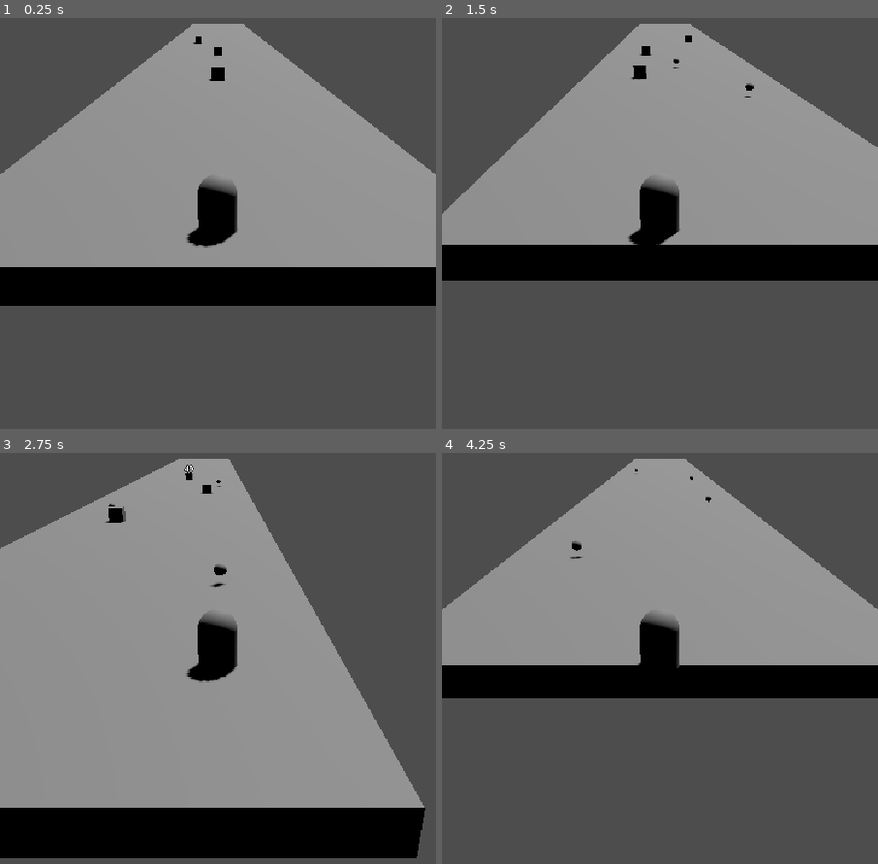
Above: before the commit, frames 1-4 (two rows, left to right).
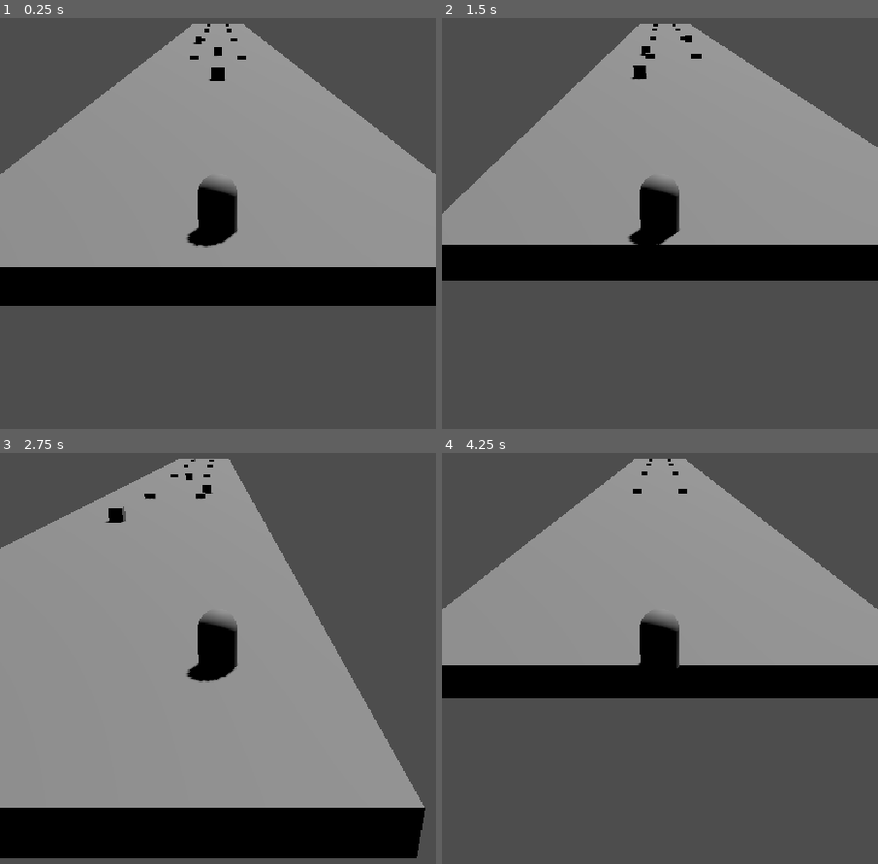
Above: after the commit, the same moments.

Repository: TobiasPurmann/Juego-AD
Game: Godot game, scene res://mundo.tscn
Same seed, same stepped clock (60 frames per second), same inputs: the game is played once before the commit and once after it.
Inputs:
- Up to frame 1 (0.25 s): no input
- Up to frame 2 (1.5 s): hold Right (ui_right) 0.53-1.28 s; hold R 0.53-1.28 s; hold Left (ui_left) from 1.28 s (still down); tap R at 1.35 s
- Up to frame 3 (2.75 s): release Left (ui_left) at 2.03 s; hold Right (ui_right) from 2.03 s (still down); hold R from 2.03 s (still down)
- Up to frame 4 (4.25 s): release R at 2.78 s; tap R at 2.85 s; release Right (ui_right) at 3.53 s; hold Left (ui_left) from 3.53 s (still down); hold R from 3.53 s (still down); tap Escape at 4.15 s

The runs differ from the first frame. In frame 1, less than 0.1% of the frame differs, in the area x 43-57%, y 1-11%; in frame 2, 0.2%; in frame 3, 0.2%, in the area x 24-52%, y 1-33%; in frame 4, 0.2%.
Error after the commit: Cannot call method 'quit' on a null value. (res://camino.gd:93)

Commit message:
agregue el boton del exit ,velocidad del disparo cambiado como doble de daño

Diff:
--- a/Bullet.gd
+++ b/Bullet.gd
@@ -23,10 +23,19 @@
 
 # ESTA ES LA FUNCIÓN CLAVE MODIFICADA:
 func _on_body_entered(body: Node3D) -> void:
-	# Si lo que tocamos pertenece al grupo 'barriles' o tiene el componente de vida
+	# 1. Verificación para enemigos/barriles
 	if body.is_in_group("barriles") or body.has_node("BarrelHealth"):
 		var vida_nodo = body.get_node("BarrelHealth")
 		if vida_nodo:
-			vida_nodo.recibir_daño(daño) # Le aplicamos el daño de la bala
+			vida_nodo.recibir_daño(daño)
+		queue_free() # La bala se destruye
+		return
 
-		queue_free() # La bala se destruye tras impactar
+	# 2. Verificación para la compuerta de mejora
+	if body.is_in_group("mejoras") or body.has_node("ContadorMejora"):
+		var mejora_nodo = body.get_node("ContadorMejora")
+		if mejora_nodo:
+			# Cada bala reduce el contador en 1 (o según el daño)
+			mejora_nodo.registrar_impacto(1)
+		queue_free() # La bala se destruye
+		return
--- /dev/null
+++ b/ContadorMejora.gd
@@ -0,0 +1,42 @@
+extends Node
+class_name ContadorMejora
+
+# Señales para avisar cambios a la interfaz de la compuerta
+signal contador_cambiado(valor_actual: int)
+signal mejora_desbloqueada
+
+@export_category("Configuración de Mejora")
+@export var cuenta_regresiva_inicial: int = 15
+@export_enum("Nueva Arma", "Reclutar Aliado") var tipo_recompensa: String = "Nueva Arma"
+
+var cuenta_actual: int = 0
+
+func _ready() -> void:
+	cuenta_actual = cuenta_regresiva_inicial
+	emit_signal("contador_cambiado", cuenta_actual)
+
+func registrar_impacto(cantidad: int) -> void:
+	if cuenta_actual <= 0: return
+
+	cuenta_actual -= cantidad
+	emit_signal("contador_cambiado", cuenta_actual)
+
+	if cuenta_actual <= 0:
+		activar_recompensa()
+
+func activar_recompensa() -> void:
+	emit_signal("mejora_desbloqueada")
+	print("¡Compuerta completada! Tipo de recompensa: ", tipo_recompensa)
+
+	# Buscamos al jugador en el árbol para aplicarle la mejora
+	var jugador = get_tree().root.find_child("Jugador", true, false)
+	if jugador:
+		if tipo_recompensa == "Nueva Arma":
+			if jugador.has_method("subir_nivel_arma"):
+				jugador.subir_nivel_arma()
+		elif tipo_recompensa == "Reclutar Aliado":
+			if jugador.has_method("sumar_aliado"):
+				jugador.sumar_aliado()
+
+	# Eliminamos la compuerta del mapa de forma limpia
+	get_parent().queue_free()
--- a/barril.tscn
+++ b/barril.tscn
@@ -17,6 +17,7 @@
 
 [node name="BarrelHealth" type="Node" parent="." unique_id=2110850199]
 script = ExtResource("1_rol37")
+vida_maxima = 10
 
 [node name="Label3D" type="Label3D" parent="." unique_id=1484372360]
 script = ExtResource("2_rol37")
--- a/camino.gd
+++ b/camino.gd
@@ -2,6 +2,11 @@
 
 @onready var pieza_original = $PiezaCamino
 @onready var jugador = $Jugador
+
+# --- NUEVAS VARIABLES PARA LOS OBSTÁCULOS ---
+@export_category("Generación de Obstáculos")
+@export var escena_enemigo: PackedScene
+@export var escena_compuerta: PackedScene
 
 var largo_pieza: float = 30.0 # Asegúrate de que coincida con el tamaño Z de tu BoxMesh
 var lista_caminos: Array = []
@@ -46,15 +51,43 @@
 	nueva_pieza.position = Vector3(0, 0, proxima_posicion_z - (largo_pieza / 2))
 	lista_caminos.append(nueva_pieza)
 
+	# --- LÓGICA DE BIFURCACIÓN (ENEMIGO VS COMPUERTA) ---
+	# Verificamos que hayas asignado las escenas en el editor de Godot
+	if escena_enemigo and escena_compuerta:
+		var enemigo = escena_enemigo.instantiate()
+		var compuerta = escena_compuerta.instantiate()
+
+		# Los añadimos como hijos de la NUEVA PIEZA para que se muevan o borren con ella
+		nueva_pieza.add_child(enemigo)
+		nueva_pieza.add_child(compuerta)
+
+		# Decidimos al azar si el enemigo va a la derecha (true) o izquierda (false)
+		var enemigo_a_la_derecha: bool = randf() > 0.5
+
+		# Posiciones en el eje X para los dos carriles
+		var posicion_carril_izquierdo: float = -2.5
+		var posicion_carril_derecho: float = 2.5
+
+		# Ajustamos la altura (Y) según el centro de tus modelos (0.5 es un ejemplo estándar)
+		if enemigo_a_la_derecha:
+			enemigo.position = Vector3(posicion_carril_derecho, 0.5, 0)
+			compuerta.position = Vector3(posicion_carril_izquierdo, 0.5, 0)
+		else:
+			enemigo.position = Vector3(posicion_carril_izquierdo, 0.5, 0)
+			compuerta.position = Vector3(posicion_carril_derecho, 0.5, 0)
+
 	# Desplazamos el punto de control para la siguiente pieza
 	proxima_posicion_z -= largo_pieza
 	piezas_creadas += 1
 
 func crear_meta():
-	print("¡La meta está cerca!");
+	print("¡La meta está cerca!")
 
-# Puedes pegar esto al final del script del Jugador
 func _input(event):
 	# Si presionas la tecla "R", el juego se reinicia desde cero limpiamente
 	if Input.is_key_pressed(KEY_R):
 		get_tree().reload_current_scene()
+
+	# Si presionas la tecla "ESC", el juego se cierra por completo
+	if Input.is_key_pressed(KEY_ESCAPE):
+		get_tree().quit()
--- /dev/null
+++ b/compuerta_mejora.gd
@@ -0,0 +1,42 @@
+extends Node3D
+class_name ContadorMejora
+
+# Señales para avisar cambios a la interfaz de la compuerta
+signal contador_cambiado(valor_actual: int)
+signal mejora_desbloqueada
+
+@export_category("Configuración de Mejora")
+@export var cuenta_regresiva_inicial: int = 15
+@export_enum("Nueva Arma", "Reclutar Aliado") var tipo_recompensa: String = "Nueva Arma"
+
+var cuenta_actual: int = 0
+
+func _ready() -> void:
+	cuenta_actual = cuenta_regresiva_inicial
+	emit_signal("contador_cambiado", cuenta_actual)
+
+func registrar_impacto(cantidad: int) -> void:
+	if cuenta_actual <= 0: return
+
+	cuenta_actual -= cantidad
+	emit_signal("contador_cambiado", cuenta_actual)
+
+	if cuenta_actual <= 0:
+		activar_recompensa()
+
+func activar_recompensa() -> void:
+	emit_signal("mejora_desbloqueada")
+	print("¡Compuerta completada! Tipo de recompensa: ", tipo_recompensa)
+
+	# Buscamos al jugador en el árbol para aplicarle la mejora
+	var jugador = get_tree().root.find_child("Jugador", true, false)
+	if jugador:
+		if tipo_recompensa == "Nueva Arma":
+			if jugador.has_method("subir_nivel_arma"):
+				jugador.subir_nivel_arma()
+		elif tipo_recompensa == "Reclutar Aliado":
+			if jugador.has_method("sumar_aliado"):
+				jugador.sumar_aliado()
+
+	# Eliminamos la compuerta del mapa de forma limpia
+	get_parent().queue_free()
--- /dev/null
+++ b/compuerta_mejora.tscn
@@ -0,0 +1,21 @@
+[gd_scene format=3 uid="uid://lhglua4w6r1t"]
+
+[ext_resource type="Script" uid="uid://dhxhbbqcrqdey" path="res://compuerta_mejora.gd" id="1_mlscm"]
+[ext_resource type="Script" uid="uid://bpliagcnakh0v" path="res://UIHealthText.gd" id="2_gjc3y"]
+
+[sub_resource type="BoxMesh" id="BoxMesh_eltg8"]
+
+[sub_resource type="BoxShape3D" id="BoxShape3D_eltg8"]
+
+[node name="CompuertaMejora" type="Node3D" unique_id=715410698]
+script = ExtResource("1_mlscm")
+
+[node name="MeshInstance3D" type="MeshInstance3D" parent="." unique_id=1275226919]
+mesh = SubResource("BoxMesh_eltg8")
+
+[node name="CollisionShape3D" type="CollisionShape3D" parent="." unique_id=1456315050]
+shape = SubResource("BoxShape3D_eltg8")
+
+[node name="Label3D" type="Label3D" parent="." unique_id=132120418]
+transform = Transform3D(1, 0, 0, 0, 1, 0, 0, 0, 1, 0, 0.9782139, 0)
+script = ExtResource("2_gjc3y")
--- a/jugador.tscn
+++ b/jugador.tscn
@@ -22,6 +22,8 @@
 [node name="PuntaArma" type="Node3D" parent="." unique_id=159691953]
 script = ExtResource("2_omvyu")
 escena_bala = ExtResource("3_8o684")
+velocidad_disparo = 1.0
+"daño_por_bala" = 2
 
 [node name="DetectorChoque" type="Area3D" parent="." unique_id=1077731481]
 
--- a/jugador_script.gd
+++ b/jugador_script.gd
@@ -33,3 +33,17 @@
 	# REGLA DE ORO DE GODOT PARA REINICIAR:
 	# Recargamos la escena actual desde cero, limpiando toda la memoria y spawners
 	get_tree().reload_current_scene()
+
+# Variable para llevar el control del nivel actual del jugador
+var nivel_arma: int = 1
+
+func subir_nivel_arma() -> void:
+	nivel_arma += 1
+	print("¡Mejora obtenida! Nivel de arma: ", nivel_arma)
+
+	# Buscamos el nodo AutoShooter que está dentro del Jugador
+	var shooter = find_child("AutoShooter*", true, false)
+	if shooter:
+		# Lógica simple: le restamos tiempo a la cadencia de disparo
+		# Usamos max() para ponerle un tope y que la velocidad nunca baje de 0.1 segundos
+		shooter.velocidad_disparo = max(0.1, shooter.velocidad_disparo - 0.05)
--- a/mundo.tscn
+++ b/mundo.tscn
@@ -2,6 +2,7 @@
 
 [ext_resource type="PackedScene" uid="uid://uqxnui0jtp1w" path="res://jugador.tscn" id="1_6ba58"]
 [ext_resource type="Script" uid="uid://bhk8rgy22etng" path="res://camino.gd" id="1_lgngo"]
+[ext_resource type="PackedScene" uid="uid://lhglua4w6r1t" path="res://compuerta_mejora.tscn" id="3_aou4a"]
 [ext_resource type="Script" uid="uid://bhxklddun60s" path="res://Spawner.gd" id="3_fw4w5"]
 [ext_resource type="PackedScene" uid="uid://22x38ls6no0s" path="res://barril.tscn" id="4_otwa2"]
 
@@ -10,6 +11,8 @@
 
 [node name="Mundo" type="Node3D" unique_id=1014920732]
 script = ExtResource("1_lgngo")
+escena_enemigo = ExtResource("4_otwa2")
+escena_compuerta = ExtResource("3_aou4a")
 
 [node name="DirectionalLight3D" type="DirectionalLight3D" parent="." unique_id=53698224]
 transform = Transform3D(-0.8660254, -0.43301278, 0.25, 0, 0.49999997, 0.86602545, -0.50000006, 0.75, -0.43301266, 0, 0, 0)
Not shown, added: ContadorMejora.gd.uid
Not shown, added: compuerta_mejora.gd.uid
